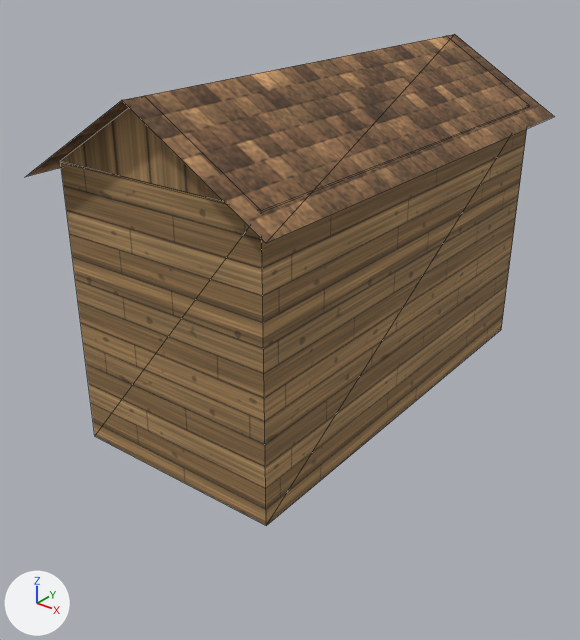
Before and after pictures for a commit that changed the glTF model world/bridgehollow/export/models/buildings/bld_house_067.glb.
Both versions are drawn from a camera (50 mm lens) standing at (6.53, -8.97, 6.36) and looking at (-0.05, -0.75, 1.27). The axes (+X, +Y, +Z) are drawn at lower left. The lights are the same throughout. The first picture is the older version. Mesh edges are drawn as thin lines. Vertices at exactly the same position are counted once.

The first picture shows 'bld_house_067'.
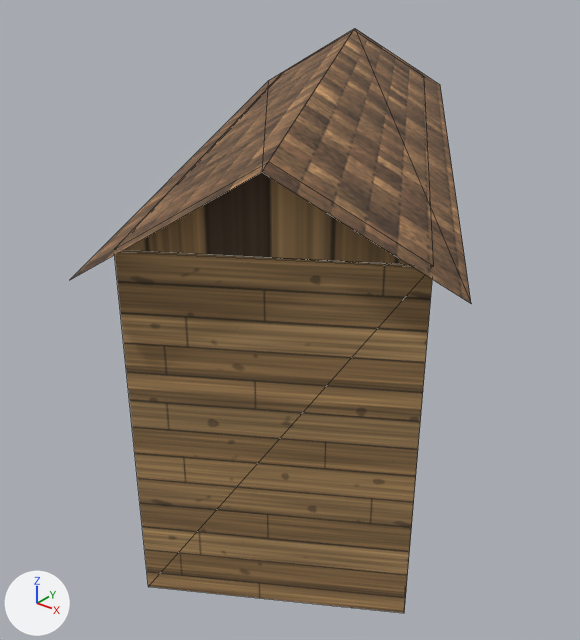
The change, as a list of edits to the scene's bpy script:
```text
Change me_bld_house_067:
    used by ob_bld_house_067; location = (0.0, 0.0, 0.0)
    before: 2 (-1.48, -3.32, 3.9) at pixel (60, 160), 3 (-1.6, 3.26, 3.9), 8 (-1.6, 3.26, 3.88), 9 (-1.48, -3.32, 3.88) at pixel (60, 162), 12 (-1.48, -3.32, 3.9) at pixel (60, 160)
    before: 16 (-1.6, 3.27, 3.9)
    remove me_bld_house_067.from_pydata(...)  # 24 vertices, 16 faces; spans x -1.91..1.91, y -3.63..3.63, z 0.0..4.83
    add me_bld_house_067.from_pydata(...)  # 24 vertices, 16 faces; spans x -4.02..4.02, y -5.23..5.23, z 0.0..4.69
    me_bld_house_067 part 1
    add for i in [3, 8, 16]: me_bld_house_067.vertices[i].co += Vector((-2.0, 0.16, -0.03))
    add for i in [2, 9, 12]: me_bld_house_067.vertices[i].co += Vector((2.72, -1.49, -0.03))
    me_bld_house_067.vertices[0].co: (-1.6, 3.26, 0.0) -> (-3.6, 3.42, 0.0)
    me_bld_house_067.vertices[1].co: (-1.48, -3.32, 0.0) -> (1.25, -4.81, 0.0)  # pixel (94, 436) -> pixel (148, 586)
    me_bld_house_067.vertices[4].co: (1.6, -3.26, 0.0) -> (3.59, -3.41, 0.0)  # pixel (266, 525) -> pixel (404, 613)
    me_bld_house_067.vertices[5].co: (1.6, -3.26, 3.9) -> (3.59, -3.41, 3.87)  # pixel (261, 210) -> pixel (433, 265)
    me_bld_house_067.vertices[6].co: (1.48, 3.32, 0.0) -> (-1.25, 4.79, 0.0)  # pixel (501, 329) -> not seen
    me_bld_house_067.vertices[7].co: (1.48, 3.32, 3.9) -> (-1.25, 4.79, 3.87)  # pixel (529, 105) -> pixel (424, 77)
    me_bld_house_067.vertices[10].co: (1.6, -3.26, 3.88) -> (3.59, -3.41, 3.85)  # pixel (261, 212) -> not seen
    me_bld_house_067.vertices[11].co: (1.48, 3.32, 3.88) -> (-1.25, 4.79, 3.85)  # pixel (529, 106) -> pixel (424, 78)
    me_bld_house_067.vertices[13].co: (1.6, -3.27, 3.9) -> (3.6, -3.42, 3.87)  # pixel (260, 210) -> pixel (433, 266)
    me_bld_house_067.vertices[14].co: (0.06, -3.29, 4.83) -> (2.42, -4.11, 4.69)  # pixel (144, 95) -> pixel (268, 161)
    me_bld_house_067.vertices[15].co: (1.48, 3.32, 3.9) -> (-1.25, 4.81, 3.87)  # pixel (529, 105) -> pixel (425, 77)
    me_bld_house_067.vertices[17].co: (-0.06, 3.29, 4.83) -> (-2.42, 4.11, 4.69)  # pixel (446, 35) -> pixel (353, 30)
    me_bld_house_067.vertices[18].co: (-1.91, 3.56, 3.72) -> (-4.02, 3.53, 3.69)  # not seen -> pixel (268, 80)
    me_bld_house_067.vertices[19].co: (-1.78, -3.63, 3.72) -> (1.14, -5.23, 3.69)  # pixel (24, 177) -> pixel (69, 280)
    me_bld_house_067.vertices[20].co: (0.07, -3.6, 4.83) -> (2.58, -4.38, 4.69)  # pixel (121, 100) -> pixel (261, 172)
    me_bld_house_067.vertices[21].co: (-0.07, 3.6, 4.83) -> (-2.58, 4.38, 4.69)  # pixel (454, 34) -> pixel (354, 28)
    me_bld_house_067.vertices[22].co: (1.91, -3.56, 3.72) -> (4.02, -3.53, 3.69)  # pixel (265, 243) -> pixel (471, 303)
    me_bld_house_067.vertices[23].co: (1.78, 3.63, 3.72) -> (-1.14, 5.23, 3.69)  # pixel (554, 116) -> pixel (440, 84)
```

Pixel boxes (x1, y1, x2, y2) of what changed, in the pictures (580 x 640 px):
'bld_house_067', reshaped (24% narrower, 19% taller)
    before: (26, 34, 554, 526)
    after: (70, 28, 471, 613)
